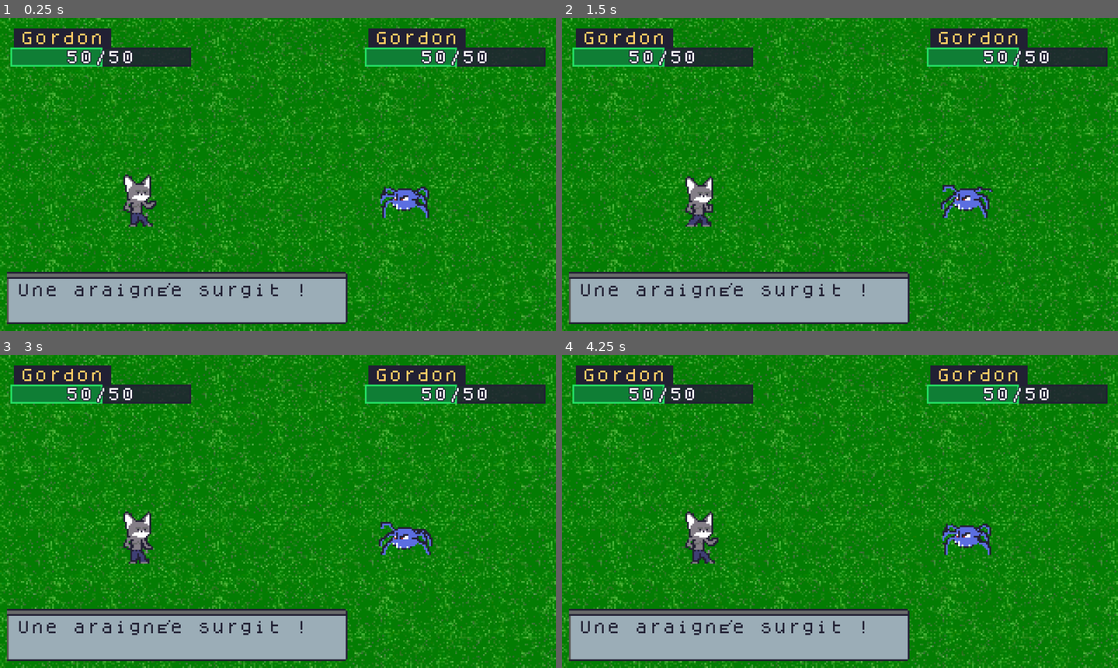
Above: before the commit, frames 1-4 (two rows, left to right).
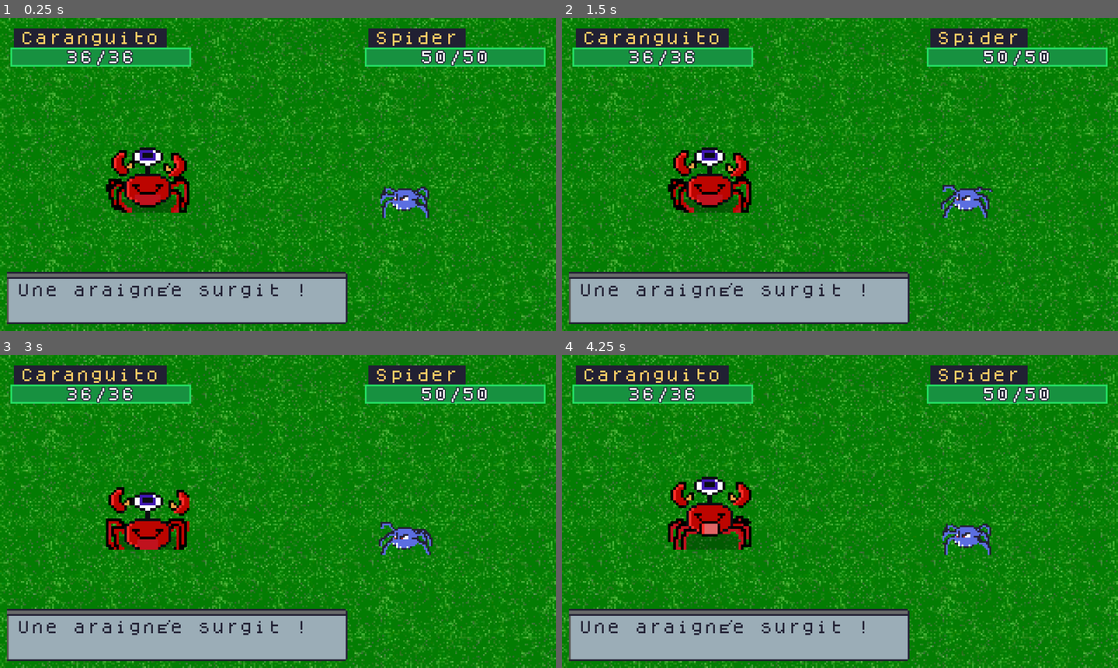
Above: after the commit, the same moments.

Repository: Pedra12/pokemon-rpg-android.
Game: Godot game, scene res://screens/macro-map/spiderFight.tscn
Same seed, same stepped clock (60 frames per second), same inputs: the game is played once before the commit and once after it. This scene is started directly instead of the project's main scene.
Inputs (mouse positions are in pixels of both pictures, inside the frame that each line leads up to):
- Up to frame 1 (0.25 s): no input
- Up to frame 2 (1.5 s): tap Enter (ui_accept) at 0.5, 0.77 s; move the mouse to (962, 158) at 0.52 s; hold Right (ui_right) 0.53-1.25 s; hold Shift 0.53-1.25 s; click (962, 158) at 0.67 s; drag from (728, 190) to (812, 237) at 1.27 s
- Up to frame 3 (3 s): move the mouse to (333, 442) at 2.02 s; hold Right (ui_right) 2.03-2.75 s; tap Ctrl at 2.1 s; drag from (250, 574) to (111, 464) at 2.77 s
- Up to frame 4 (4.25 s): move the mouse to (1006, 558) at 3.52 s; hold Left (ui_left) from 3.53 s (still down); tap Alt at 3.6 s; tap Enter (ui_accept) at 3.77 s

The runs differ from the first frame. In frame 1, 5.1% of the frame differs, in the area x 5-99%, y 3-67%; in frame 2, 5.1%; in frame 3, 4.9%; in frame 4, 5.3%.
Error before the commit: Attempt to call function 'setCreature' in base 'null instance' on a null instance. (res://screens/macro-map/spiderFight.gd:37)
Error after the commit: Invalid access to property or key 'x' on a base object of type 'Nil'. (res://screens/macro-map/spiderFight.gd:41)

Commit message:
Replace hero battle sprite with active creature fighter

Diff:
--- a/game/screens/macro-map/spiderFight.tscn
+++ b/game/screens/macro-map/spiderFight.tscn
@@ -1,7 +1,7 @@
 [gd_scene format=4]
 
 [ext_resource type="PackedScene" path="res://common/fighters/spider1.tscn" id="1"]
-[ext_resource type="PackedScene" path="res://common/fighters/player.tscn" id="2"]
+[ext_resource type="PackedScene" path="res://common/fighters/creature_fighter.tscn" id="7"]
 [ext_resource type="PackedScene" path="res://common/ui/lifeBar.tscn" id="3"]
 [ext_resource type="Texture2D" path="res://screens/tree-village/images/background.png" id="4"]
 [ext_resource type="Script" path="res://screens/macro-map/spiderFight.gd" id="5"]
@@ -24,7 +24,7 @@
 tile_map_data = PackedByteArray("AAD/////AAAAAAAAAAAAAP//AAAAAAAAAAABAP//AAAAAAAAAAACAP//AAAAAAAAAAADAP//AAAAAAAAAAAEAP …(288 unchanged characters)…
 tile_set = SubResource("TileSet_5jdrl")
 
-[node name="player" parent="." unique_id=133440641 instance=ExtResource("2")]
+[node name="creature" parent="." unique_id=133440641 instance=ExtResource("7")]
 position = Vector2(85.0283, 88.2986)
 
 [node name="spider1" parent="." unique_id=1793965719 instance=ExtResource("1")]
